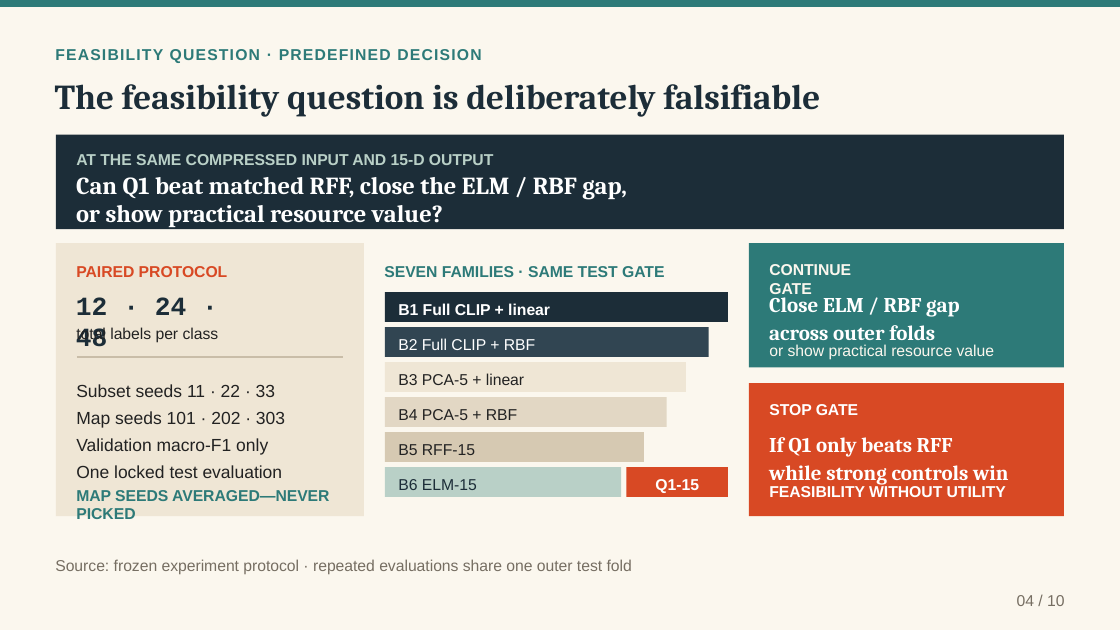
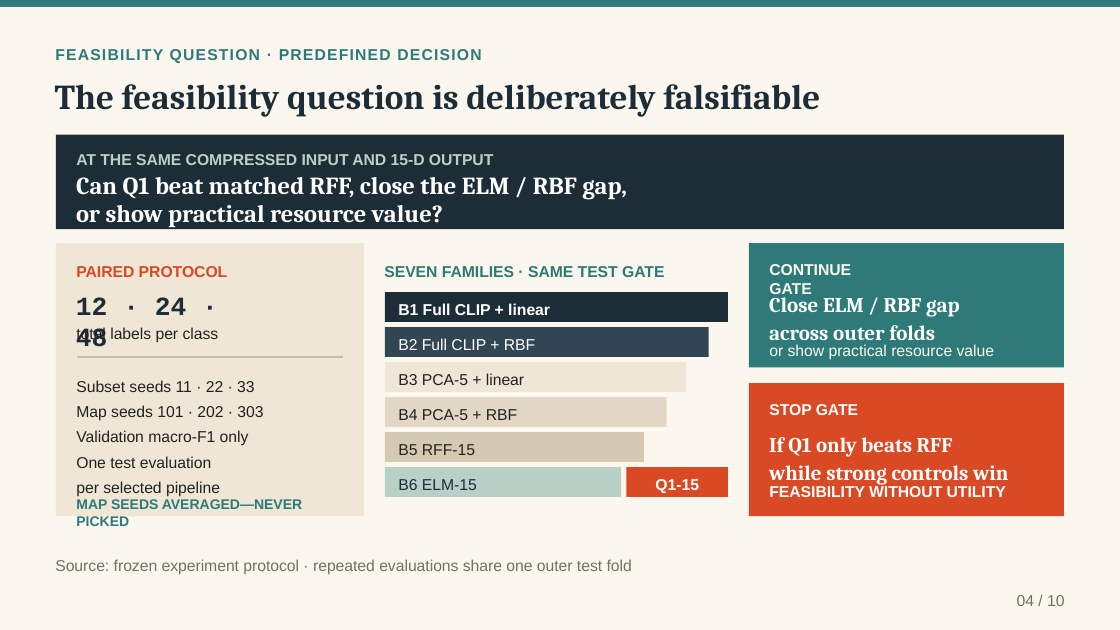
Before and after one commit to MonsieurNam/Quanova_Photonic_Defect_QML, a slide deck: slide 4 of deliverables/Quanova_Photonic_QML_Interview_Case_Study_20260911.pptx. Drawn at 1120x630 pixels with LibreOffice and Linux fonts; fonts in the diff are those of the drawing. Boxes give left, top, right and bottom in pixels: in the first picture for what was removed or moved away, otherwise in the second. Text is boxed around its words. In the diff, an @@ line names an element or a change of style, - is before the commit and + after.

```diff
--- a/deliverables/Quanova_Photonic_QML_Interview_Case_Study_20260911.pptx
+++ b/deliverables/Quanova_Photonic_QML_Interview_Case_Study_20260911.pptx
@@ text at <box>76,380,263,497</box>: text changed; size 15 to 13.5 pt @@
-Subset seeds 11 · 22 · 33
-Map seeds 101 · 202 · 303
-Validation macro-F1 only
-One locked test evaluation
+Subset seeds 11 · 22 · 33
+Map seeds 101 · 202 · 303
+Validation macro-F1 only
+One test evaluation
+per selected pipeline
@@ text "MAP SEEDS AVERAGED—NEVER PICKED": place and size @@
-text "MAP SEEDS AVERAGED—NEVER PICKED" at <box>76,490,329,519</box>
+text "MAP SEEDS AVERAGED—NEVER PICKED" at <box>76,499,302,526</box>
@@ text "MAP SEEDS AVERAGED—NEVER PICKED" at <box>76,499,302,526</box>: size 13.5 to 12 pt @@
```
Also in this commit, not shown: 2 other slides changed, 15 other files.
